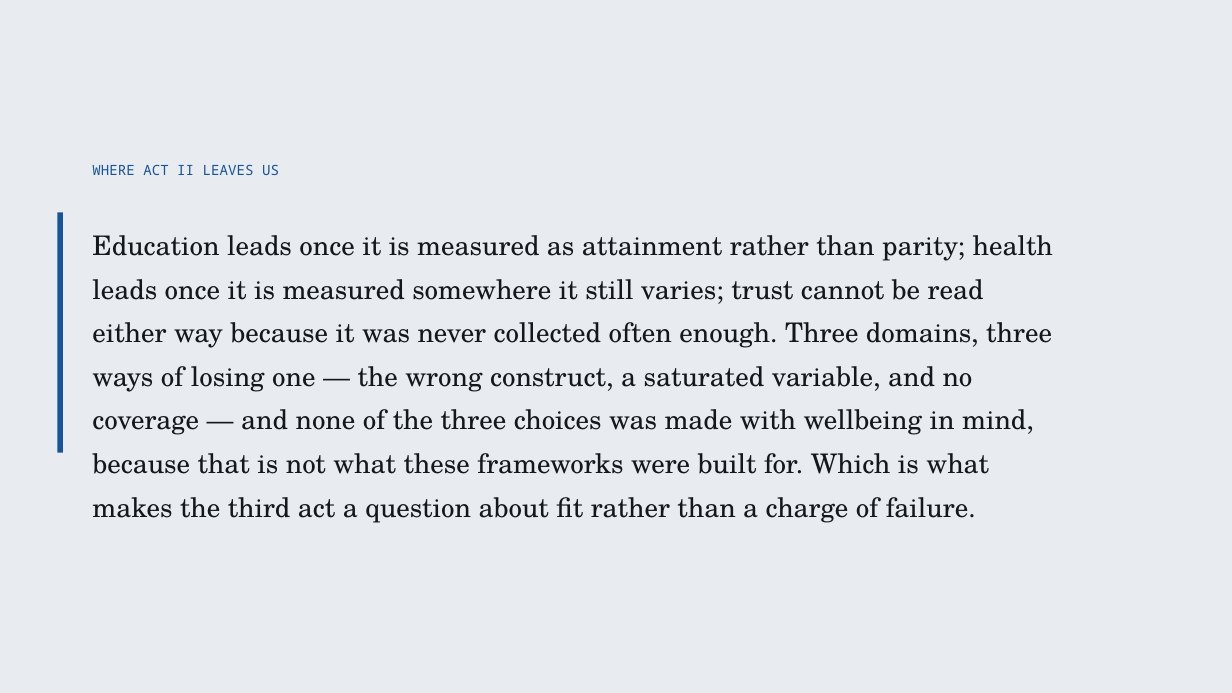
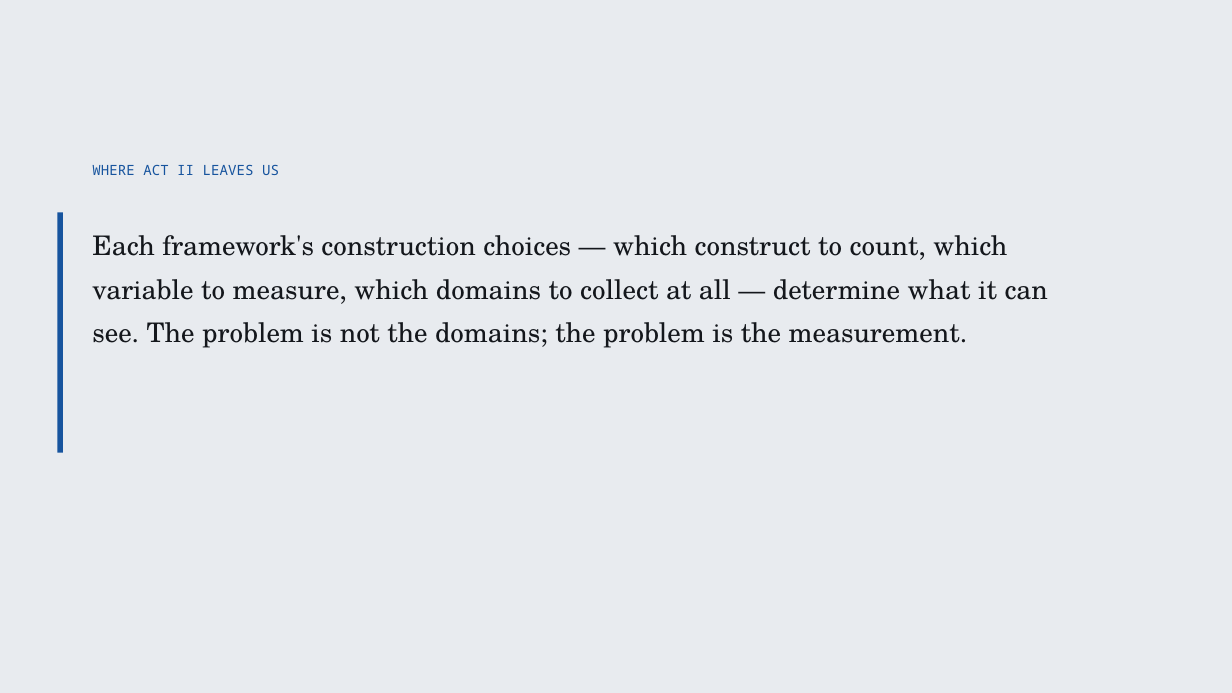
Before and after one commit to cwejnert/HDI-Happiness, a slide deck: slide 15 of deck/Measured_Where_It_Varies.pptx (slide 23 before the commit). Drawn at 1232x693 pixels with LibreOffice and Linux fonts; fonts in the diff are those of the drawing. Boxes give left, top, right and bottom in pixels: in the first picture for what was removed or moved away, otherwise in the second. Text is boxed around its words. In the diff, an @@ line names an element or a change of style, - is before the commit and + after.

```diff
--- a/deck/Measured_Where_It_Varies.pptx
+++ b/deck/Measured_Where_It_Varies.pptx
@@ text at [92, 235, 1048, 348]: text changed @@
-Education leads once it is measured as attainment rather than parity; health leads once it is measured somewhere it still varies; trust cannot be read either way because it was never collected often enough. Three domains, three ways of losing one — the wrong construct, a saturated variable, and no coverage — and none of the three choices was made with wellbeing in mind, because that is not what these frameworks were built for. Which is what makes the third act a question about fit rather than a charge of failure.
+Each framework's construction choices — which construct to count, which variable to measure, which domains to collect at all — determine what it can see. The problem is not the domains; the problem is the measurement.
```
Also in this commit, not shown: 17 other slides changed, 4 slides added, 24 slides removed, 2 other files.
